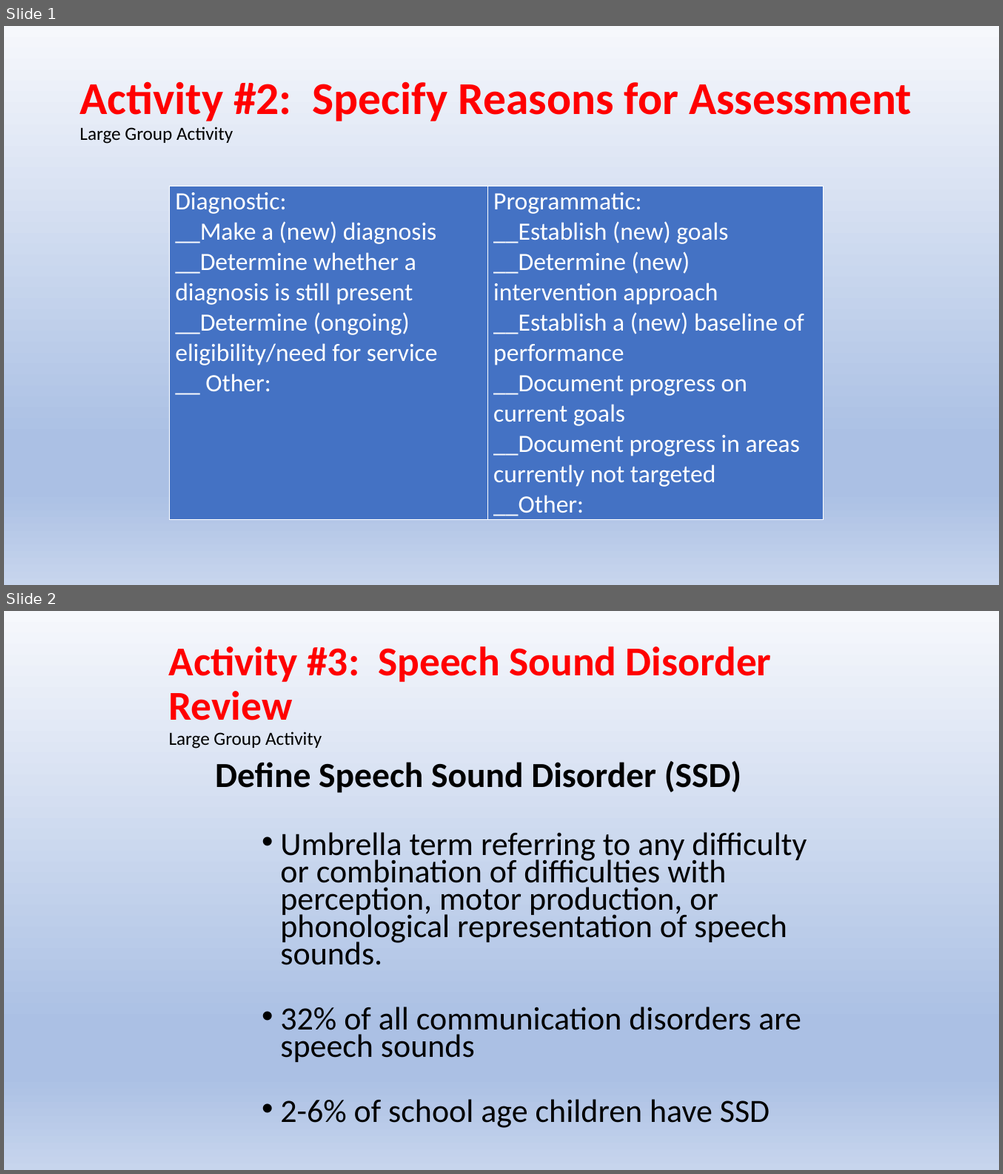
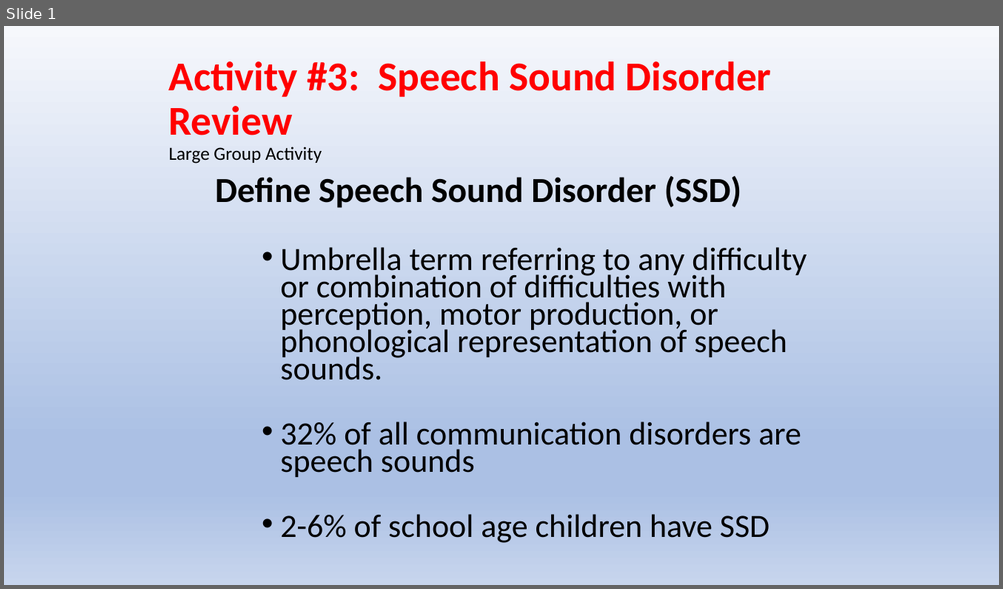
Before and after one commit to Jim-Wright90/cds431_sp22, a slide deck: slides/cds431_week2_1.pptx. Shown one above the other, each under a label of ours: slides 1 and 2 before the commit, slide 1 after it. The pictures are 1003x1174 and 1003x589 pixels, drawn with LibreOffice and Linux fonts; fonts in the diff are those of the drawing. Boxes give left, top, right and bottom in pixels: in the first picture for what was removed or moved away, otherwise in the second. Text is boxed around its words. In the diff, an @@ line names an element or a change of style, - is before the commit and + after.

```diff
--- a/slides/cds431_week2_1.pptx
+++ b/slides/cds431_week2_1.pptx
@@ slide 1 removed at (4,26,999,585), background gradient #F6F8FC to #ABC0E4 to #C7D5ED @@
@@ title removed at (79,82,911,144) @@
-Activity #2: Specify Reasons for Assessment
-Large Group Activity
@@ table removed at (170,187,823,520), 1 rows, 2 columns @@
-Diagnostic: / __Make a (new) diagnosis / __Determine whether a diagnosis is still present / __Determine (ongoing) eligibility/need for service / __ Other: | Programmatic: / __Establish (new) goals / __Determine (new) intervention approach / __Establish a (new) baseline of performance / __Document progress on current goals / __Document progress in areas currently not targeted / __Other:
@@ what was slide 2 is now slide 1 @@
```
Also in this commit, not shown: 1 slide changed, 3 other files.
